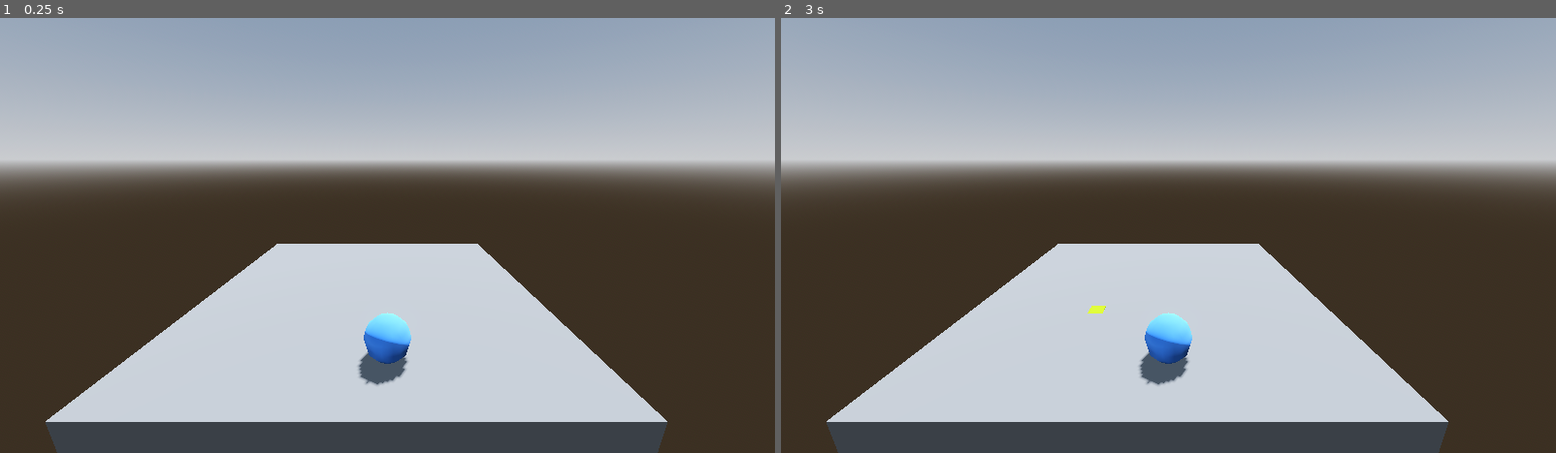
Above: before the commit, frames 1-2 (left to right).
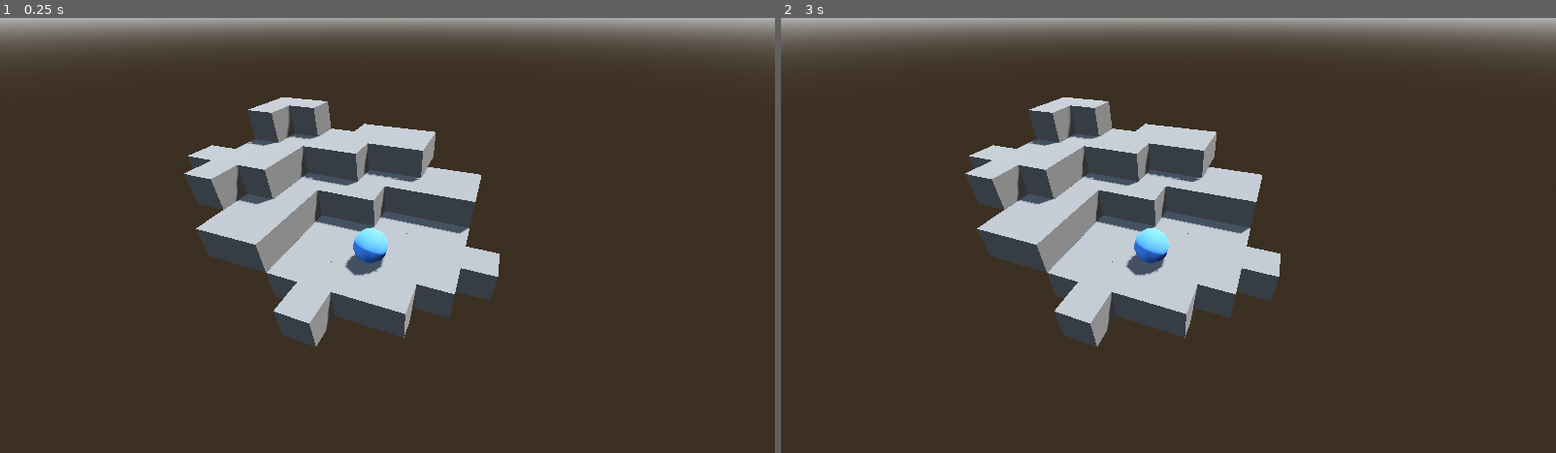
Above: after the commit, the same moments.

Repository: kmichalikk/last-camp-game
Game: Godot game, scene res://world.tscn
Same seed, same stepped clock (60 frames per second), same inputs: the game is played once before the commit and once after it.
Inputs (mouse positions are in pixels of both pictures, inside the frame that each line leads up to):
- Up to frame 1 (0.25 s): no input
- Up to frame 2 (3 s): tap Enter at 0.5, 2 s; move the mouse to (1339, 213) at 0.52 s; click (1339, 213) at 0.67 s; tap Space at 1.25, 2.75 s; move the mouse to (1013, 257) at 1.27 s; click (1013, 257) at 1.42 s; move the mouse to (1246, 139) at 2.02 s; click (1246, 139) at 2.17 s; move the mouse to (1129, 322) at 2.77 s; click (1129, 322) at 2.92 s

The runs differ from the first frame. In frame 1, 66% of the frame differs, in the area x 0-100%, y 0-100%; in frame 2, 66%.

Commit message:
Use only 1x1x1 tiles for play area

Diff:
--- a/floor.gd
+++ /dev/null
@@ -1,18 +0,0 @@
-extends AnimatableBody3D
-
-@onready var mouse_marker: CSGBox3D = %MouseMarker
-
-
-func calculate_grid_position(mouse_position: Vector3):
-	return floor(mouse_position) + Vector3(0, 0.5, 0)
-
-
-func _input_event(_camera: Camera3D, any_input_event: InputEvent, _position: Vector3, _normal: Vector3, _shape_idx: int) -> void:
-	if any_input_event is InputEventMouse:
-		mouse_marker.position = calculate_grid_position(_position)
-		if any_input_event is InputEventMouseButton and mouse_marker.target_player:
-			mouse_marker.target_player.position = mouse_marker.position + Vector3(0, 0.5, 0)
-
-
-func _mouse_exit() -> void:
-	mouse_marker.position = Vector3(-999, -999, -999)
--- /dev/null
+++ b/game_state.gd
@@ -0,0 +1,3 @@
+extends Node
+
+var target_player: Player = null
--- a/mouse_marker.gd
+++ /dev/null
@@ -1,7 +0,0 @@
-extends CSGBox3D
-
-var target_player: AnimatableBody3D = null
-
-# Called when the node enters the scene tree for the first time.
-func _ready() -> void:
-	position = Vector3(-999, -999, -999)
--- a/player.gd
+++ b/player.gd
@@ -1,12 +1,12 @@
 extends AnimatableBody3D
 
-@onready var mouse_marker: CSGBox3D = %MouseMarker
+class_name Player
 
 func _input_event(_camera: Camera3D, any_input_event: InputEvent, _position: Vector3, _normal: Vector3, _shape_idx: int) -> void:
 	if any_input_event is InputEventMouseButton and any_input_event.is_pressed():
-		if mouse_marker.target_player != self:
-			mouse_marker.target_player = self
+		if GameState.target_player != self:
+			GameState.target_player = self
 			print("Player selected")
 		else:
-			mouse_marker.target_player = null
+			GameState.target_player = null
 			print("Player deselected")
--- a/project.godot
+++ b/project.godot
@@ -15,6 +15,10 @@
 config/features=PackedStringArray("4.6", "Forward Plus")
 config/icon="res://icon.svg"
 
+[autoload]
+
+GameState="*uid://cq2l18duq1drb"
+
 [physics]
 
 3d/physics_engine="Jolt Physics"
--- /dev/null
+++ b/rock_tile.tscn
@@ -0,0 +1,27 @@
+[gd_scene format=3 uid="uid://dk0hd4uiadqv"]
+
+[ext_resource type="Script" uid="uid://b1huqrap1illx" path="res://tile.gd" id="1_vd7qx"]
+
+[sub_resource type="StandardMaterial3D" id="StandardMaterial3D_2qme2"]
+albedo_color = Color(0.4236506, 0.42365065, 0.42365053, 1)
+
+[sub_resource type="BoxShape3D" id="BoxShape3D_ocidm"]
+
+[sub_resource type="StandardMaterial3D" id="StandardMaterial3D_vd7qx"]
+transparency = 1
+albedo_color = Color(0, 0.71, 0.18933332, 0.3137255)
+
+[node name="StaticBody3D" type="StaticBody3D" unique_id=1126518158]
+script = ExtResource("1_vd7qx")
+
+[node name="TileGeom" type="CSGBox3D" parent="." unique_id=398774094]
+material = SubResource("StandardMaterial3D_2qme2")
+
+[node name="TileCollisionShape" type="CollisionShape3D" parent="." unique_id=560652799]
+shape = SubResource("BoxShape3D_ocidm")
+
+[node name="TileStandHighlight" type="CSGBox3D" parent="." unique_id=1661877772]
+transform = Transform3D(1, 0, 0, 0, 1, 0, 0, 0, 1, 0, 0.50439453, 0)
+visible = false
+size = Vector3(1, 0.0087890625, 1)
+material = SubResource("StandardMaterial3D_vd7qx")
--- /dev/null
+++ b/rocks_1.tscn
@@ -0,0 +1,19 @@
+[gd_scene format=3 uid="uid://cvx2ghg0lj2pl"]
+
+[ext_resource type="PackedScene" uid="uid://dk0hd4uiadqv" path="res://rock_tile.tscn" id="1_4nofb"]
+
+[node name="Node3D" type="Node3D" unique_id=1392079987]
+
+[node name="R1" parent="." unique_id=1126518158 instance=ExtResource("1_4nofb")]
+transform = Transform3D(1, 0, 0, 0, 1, 0, 0, 0, 1, 0, 0, 1)
+
+[node name="R2" parent="." unique_id=719891640 instance=ExtResource("1_4nofb")]
+
+[node name="R3" parent="." unique_id=1029899704 instance=ExtResource("1_4nofb")]
+transform = Transform3D(1, 0, 0, 0, 1, 0, 0, 0, 1, -1, 0, 0)
+
+[node name="R4" parent="." unique_id=770796933 instance=ExtResource("1_4nofb")]
+transform = Transform3D(1, 0, 0, 0, 1, 0, 0, 0, 1, 1, 0, 0)
+
+[node name="R5" parent="." unique_id=2144758066 instance=ExtResource("1_4nofb")]
+transform = Transform3D(1, 0, 0, 0, 1, 0, 0, 0, 1, 0, 0, -1)
--- /dev/null
+++ b/rocks_2.tscn
@@ -0,0 +1,22 @@
+[gd_scene format=3 uid="uid://fiegi28l5lg5"]
+
+[ext_resource type="PackedScene" uid="uid://dk0hd4uiadqv" path="res://rock_tile.tscn" id="1_2i66t"]
+
+[node name="Node3D" type="Node3D" unique_id=843225948]
+
+[node name="R1" parent="." unique_id=1579620248 instance=ExtResource("1_2i66t")]
+transform = Transform3D(1, 0, 0, 0, 1, 0, 0, 0, 1, 1, 0, 0)
+
+[node name="R2" parent="." unique_id=764240241 instance=ExtResource("1_2i66t")]
+
+[node name="R3" parent="." unique_id=806138385 instance=ExtResource("1_2i66t")]
+transform = Transform3D(1, 0, 0, 0, 1, 0, 0, 0, 1, 0, 0, 1)
+
+[node name="R4" parent="." unique_id=118034669 instance=ExtResource("1_2i66t")]
+transform = Transform3D(1, 0, 0, 0, 1, 0, 0, 0, 1, -1, 1, 0)
+
+[node name="R5" parent="." unique_id=2125885035 instance=ExtResource("1_2i66t")]
+transform = Transform3D(1, 0, 0, 0, 1, 0, 0, 0, 1, -1, 1, -1)
+
+[node name="R6" parent="." unique_id=1137479303 instance=ExtResource("1_2i66t")]
+transform = Transform3D(1, 0, 0, 0, 1, 0, 0, 0, 1, 0, 1, -1)
--- /dev/null
+++ b/rocks_3.tscn
@@ -0,0 +1,16 @@
+[gd_scene format=3 uid="uid://cnjcp87hhjkj6"]
+
+[ext_resource type="PackedScene" uid="uid://dk0hd4uiadqv" path="res://rock_tile.tscn" id="1_mw5pa"]
+
+[node name="Node3D10" type="Node3D" unique_id=1570659615]
+
+[node name="R1" parent="." unique_id=1126518158 instance=ExtResource("1_mw5pa")]
+transform = Transform3D(1, 0, 0, 0, 1, 0, 0, 0, 1, -1, 0, 0)
+
+[node name="R2" parent="." unique_id=102422989 instance=ExtResource("1_mw5pa")]
+
+[node name="R3" parent="." unique_id=532465360 instance=ExtResource("1_mw5pa")]
+transform = Transform3D(1, 0, 0, 0, 1, 0, 0, 0, 1, 0, 0, -1)
+
+[node name="R4" parent="." unique_id=1755796045 instance=ExtResource("1_mw5pa")]
+transform = Transform3D(1, 0, 0, 0, 1, 0, 0, 0, 1, -1, 0, -1)
--- /dev/null
+++ b/tile.gd
@@ -0,0 +1,21 @@
+extends StaticBody3D
+
+@onready var tile_geom: CSGBox3D = $TileGeom
+@onready var tile_stand_highlight: CSGBox3D = $TileStandHighlight
+
+@export var player_can_stand_on: bool = true
+
+
+func _mouse_enter() -> void:
+	if GameState.target_player != null and player_can_stand_on:
+		tile_stand_highlight.visible = true
+
+
+func _mouse_exit() -> void:
+	tile_stand_highlight.visible = false
+
+
+func _input_event(_camera: Camera3D, any_input_event: InputEvent, _position: Vector3, _normal: Vector3, _shape_idx: int) -> void:
+	if any_input_event is InputEventMouse:
+		if any_input_event is InputEventMouseButton and GameState.target_player:
+			GameState.target_player.position = self.global_position + Vector3(0, 1, 0)
--- a/world.tscn
+++ b/world.tscn
@@ -2,8 +2,10 @@
 
 [ext_resource type="PackedScene" uid="uid://ddawamlyv4wii" path="res://player.tscn" id="1_f3sb7"]
 [ext_resource type="Script" uid="uid://creobtyyr8eyd" path="res://player.gd" id="2_fj7yv"]
-[ext_resource type="Script" uid="uid://cucuwxuaqjno1" path="res://floor.gd" id="3_tlwt5"]
-[ext_resource type="Script" uid="uid://bqvv5t5kfxhod" path="res://mouse_marker.gd" id="4_036b0"]
+[ext_resource type="PackedScene" uid="uid://cvx2ghg0lj2pl" path="res://rocks_1.tscn" id="4_036b0"]
+[ext_resource type="Script" uid="uid://cq2l18duq1drb" path="res://game_state.gd" id="4_aqk2v"]
+[ext_resource type="PackedScene" uid="uid://fiegi28l5lg5" path="res://rocks_2.tscn" id="4_dwbse"]
+[ext_resource type="PackedScene" uid="uid://cnjcp87hhjkj6" path="res://rocks_3.tscn" id="6_pkg7o"]
 
 [sub_resource type="ProceduralSkyMaterial" id="ProceduralSkyMaterial_fj7yv"]
 sky_horizon_color = Color(0.66224277, 0.6717428, 0.6867428, 1)
@@ -18,16 +20,11 @@
 tonemap_mode = 2
 glow_enabled = true
 
-[sub_resource type="StandardMaterial3D" id="StandardMaterial3D_tlwt5"]
-albedo_color = Color(0.52403694, 0.6273565, 1.347661e-06, 1)
+[node name="World" type="Node3D" unique_id=1052961586]
 
-[sub_resource type="StandardMaterial3D" id="StandardMaterial3D_036b0"]
-albedo_color = Color(0.44, 0.44, 0.44, 1)
-
-[sub_resource type="BoxShape3D" id="BoxShape3D_tlwt5"]
-size = Vector3(10, 1, 10)
-
-[node name="World" type="Node3D" unique_id=1052961586]
+[node name="GameState" type="Node" parent="." unique_id=628028775]
+unique_name_in_owner = true
+script = ExtResource("4_aqk2v")
 
 [node name="WorldEnvironment" type="WorldEnvironment" parent="." unique_id=1602670462]
 environment = SubResource("Environment_aqk2v")
@@ -37,27 +34,41 @@
 shadow_enabled = true
 
 [node name="Camera3D" type="Camera3D" parent="." unique_id=1800993504]
-transform = Transform3D(1, 0, 0, 0, 0.9659259, 0.25881907, 0, -0.25881907, 0.9659258, 0, 4.5712156, 7.1270466)
-
-[node name="MouseMarker" type="CSGBox3D" parent="." unique_id=624873447]
-unique_name_in_owner = true
-transform = Transform3D(1, 0, 0, 0, 1, 0, 0, 0, 1, 0, 0.513916, -0.0625)
-size = Vector3(0.40844727, 0.027832031, 0.40600586)
-material = SubResource("StandardMaterial3D_tlwt5")
-script = ExtResource("4_036b0")
-
-[node name="Floor" type="AnimatableBody3D" parent="." unique_id=1658820229]
-script = ExtResource("3_tlwt5")
-
-[node name="FloorCSG" type="CSGBox3D" parent="Floor" unique_id=262266747]
-transform = Transform3D(1, 0, 0, 0, 1, 0, 0, 0, 1, -0.5, 0, -1.5)
-material_override = SubResource("StandardMaterial3D_036b0")
-size = Vector3(10, 1, 10)
-
-[node name="CollisionShape3D" type="CollisionShape3D" parent="Floor" unique_id=642532336]
-transform = Transform3D(1, 0, 0, 0, 1, 0, 0, 0, 1, -0.5, 0, -1.5)
-shape = SubResource("BoxShape3D_tlwt5")
+transform = Transform3D(0.9402684, -0.21054728, 0.2675167, 0, 0.78581065, 0.6184672, -0.34043404, -0.58152515, 0.7388729, 2.5063229, 6.1238127, 5.5275164)
 
 [node name="Player" parent="." unique_id=1513608525 instance=ExtResource("1_f3sb7")]
-transform = Transform3D(1, 0, 0, 0, 1, 0, 0, 0, 1, 0, 1, 2)
+transform = Transform3D(1, 0, 0, 0, 1, 0, 0, 0, 1, 0, 1, 0)
 script = ExtResource("2_fj7yv")
+
+[node name="Node3D" parent="." unique_id=1392079987 instance=ExtResource("4_036b0")]
+transform = Transform3D(1, 0, 0, 0, 1, 0, 0, 0, 1, 1, 0, 0)
+
+[node name="Node3D7" parent="." unique_id=1206985745 instance=ExtResource("4_036b0")]
+transform = Transform3D(1, 0, 0, 0, 1, 0, 0, 0, 1, -1, 0, 1)
+
+[node name="Node3D2" parent="." unique_id=1998712891 instance=ExtResource("4_036b0")]
+transform = Transform3D(1, 0, 0, 0, 1, 0, 0, 0, 1, 2, 0, -1)
+
+[node name="Node3D3" parent="." unique_id=843225948 instance=ExtResource("4_dwbse")]
+transform = Transform3D(1, 0, 0, 0, 1, 0, 0, 0, 1, 0, 0, -2)
+
+[node name="Node3D4" parent="." unique_id=1655829038 instance=ExtResource("4_dwbse")]
+transform = Transform3D(1, 0, 0, 0, 1, 0, 0, 0, 1, -2, 0, -1)
+
+[node name="Node3D10" parent="." unique_id=1570659615 instance=ExtResource("6_pkg7o")]
+transform = Transform3D(1, 0, 0, 0, 1, 0, 0, 0, 1, -3, 1, 1)
+
+[node name="Node3D11" parent="." unique_id=126569336 instance=ExtResource("6_pkg7o")]
+transform = Transform3D(1, 0, 0, 0, 1, 0, 0, 0, 1, 2, 1, -3)
+
+[node name="Node3D12" parent="." unique_id=365436134 instance=ExtResource("6_pkg7o")]
+transform = Transform3D(1, 0, 0, 0, 1, 0, 0, 0, 1, 0, 2, -4)
+
+[node name="Node3D5" parent="." unique_id=1372776134 instance=ExtResource("4_dwbse")]
+transform = Transform3D(1, 0, 0, 0, 1, 0, 0, 0, 1, -4, 2, -3)
+
+[node name="Node3D6" parent="." unique_id=1718068357 instance=ExtResource("4_036b0")]
+transform = Transform3D(1, 0, 0, 0, 1, 0, 0, 0, 1, -2, 2, -4)
+
+[node name="Node3D8" parent="." unique_id=2034519563 instance=ExtResource("4_036b0")]
+transform = Transform3D(1, 0, 0, 0, 1, 0, 0, 0, 1, -5, 2, -1)
Not shown, removed: floor.gd.uid
Not shown, added: game_state.gd.uid
Not shown, removed: mouse_marker.gd.uid
Not shown, added: tile.gd.uid
